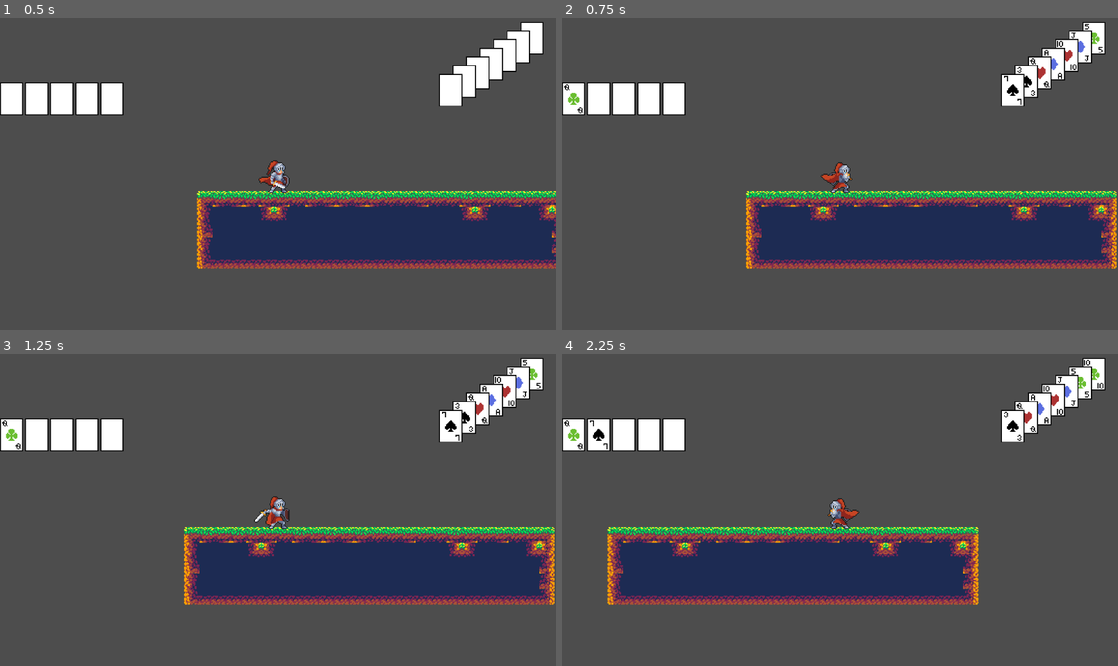
Above: before the commit, frames 1-4 (two rows, left to right).
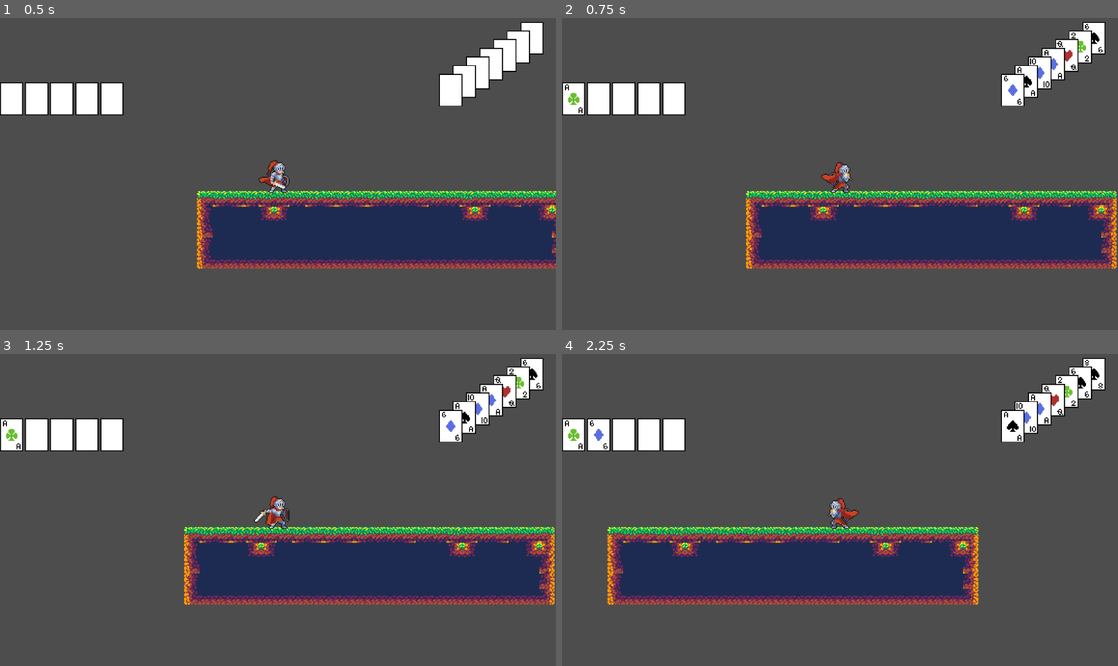
Above: after the commit, the same moments.

Repository: kli007/Bluff-All-In
Game: Godot game, scene res://main.tscn
Same seed, same stepped clock (60 frames per second), same inputs: the game is played once before the commit and once after it.
Inputs:
- Up to frame 1 (0.5 s): no input
- Up to frame 2 (0.75 s): tap Enter (Trick) at 0.5 s; hold D (Move_Right) from 0.53 s (still down); tap , (Attack) at 0.6 s
- Up to frame 3 (1.25 s): keep holding D (Move_Right); tap Space (Move_Jump) at 0.77 s; tap Enter (Trick) at 0.8 s
- Up to frame 4 (2.25 s): tap Enter (Trick) at 1.35 s; tap Space (Move_Jump) at 1.52 s; tap , (Attack) at 1.55, 2.1 s; release D (Move_Right) at 2.03 s; hold A (Move_Left) from 2.03 s (still down)

Frame 1 is identical in both runs. In frame 2, 0.3% of the frame differs, in the area x 0-98%, y 1-31%; in frame 3, 0.3%; in frame 4, 0.4%.

Commit message:
refined card code
removed pending and played card script, changed to using node get children instead.
added some functions to card stats
renamed card stats to card template, renamed card manager to deck manager.

Diff:
--- a/Cards/PendCards.tscn
+++ b/Cards/PendCards.tscn
@@ -1,28 +1,32 @@
 [gd_scene format=3 uid="uid://ce7wj45lpekfs"]
 
-[ext_resource type="Script" uid="uid://bv0ff2g0k36wi" path="res://Cards/pend_cards.gd" id="1_dey5u"]
 [ext_resource type="PackedScene" uid="uid://buu2g7ninalgl" path="res://Cards/cardTemplate.tscn" id="2_gft8p"]
 
 [node name="PendCards" type="Node2D" unique_id=1641465469]
-script = ExtResource("1_dey5u")
+
+[node name="Card1" parent="." unique_id=2057459721 instance=ExtResource("2_gft8p")]
+z_index = 6
+position = Vector2(-24, 34)
+
+[node name="Card2" parent="." unique_id=1881961864 instance=ExtResource("2_gft8p")]
+z_index = 5
+position = Vector2(-10, 25)
+
+[node name="Card3" parent="." unique_id=1589033400 instance=ExtResource("2_gft8p")]
+z_index = 4
+position = Vector2(4, 16)
+
+[node name="Card4" parent="." unique_id=1504589718 instance=ExtResource("2_gft8p")]
+z_index = 3
+position = Vector2(18, 7)
+
+[node name="Card5" parent="." unique_id=1038231509 instance=ExtResource("2_gft8p")]
+z_index = 2
+position = Vector2(32, -2)
+
+[node name="Card6" parent="." unique_id=1497725715 instance=ExtResource("2_gft8p")]
+z_index = 1
+position = Vector2(46, -11)
 
 [node name="Card7" parent="." unique_id=2115273943 instance=ExtResource("2_gft8p")]
 position = Vector2(60, -20)
-
-[node name="Card6" parent="." unique_id=1497725715 instance=ExtResource("2_gft8p")]
-position = Vector2(46, -11)
-
-[node name="Card5" parent="." unique_id=1038231509 instance=ExtResource("2_gft8p")]
-position = Vector2(32, -2)
-
-[node name="Card4" parent="." unique_id=1504589718 instance=ExtResource("2_gft8p")]
-position = Vector2(18, 7)
-
-[node name="Card3" parent="." unique_id=1589033400 instance=ExtResource("2_gft8p")]
-position = Vector2(4, 16)
-
-[node name="Card2" parent="." unique_id=1881961864 instance=ExtResource("2_gft8p")]
-position = Vector2(-10, 25)
-
-[node name="Card1" parent="." unique_id=2057459721 instance=ExtResource("2_gft8p")]
-position = Vector2(-24, 34)
--- a/Cards/PlayedCards.tscn
+++ b/Cards/PlayedCards.tscn
@@ -1,10 +1,8 @@
 [gd_scene format=3 uid="uid://bc4g2w3j8inqx"]
 
-[ext_resource type="Script" uid="uid://uipv47eodxoa" path="res://Cards/played_cards.gd" id="1_7pqsq"]
 [ext_resource type="PackedScene" uid="uid://buu2g7ninalgl" path="res://Cards/cardTemplate.tscn" id="1_n86wy"]
 
 [node name="PlayedCards" type="Node2D" unique_id=1589944436]
-script = ExtResource("1_7pqsq")
 
 [node name="Card1" parent="." unique_id=2115273943 instance=ExtResource("1_n86wy")]
 position = Vector2(-52, 0)
--- a/Cards/cardData.gd
+++ b/Cards/cardData.gd
@@ -21,32 +21,27 @@
 	'K',
 	'A']
 
-func setCards(newCard: Node, cardDict: Dictionary, cardNodes: Dictionary) -> void:
-	for card in cardDict:
-		if cardDict[card] == null:
-			cardDict[card] = newCard
-			changeCardSprite(cardNodes[card], cardDict[card])
+func setCards(newCard: Dictionary, cardNodes: Array) -> void:
+	for card in cardNodes:
+		if card.checkData():
+			card.setData(newCard['suit'], newCard['rank'])
+			changeCardSprite(card)
 			break
 
+func moveUpCards(cardNodes: Array) -> void:
+	for key in range(1, len(cardNodes)):
+		cardNodes[key - 1].setData(cardNodes[key]['suit'], cardNodes[key]['rank'])
+		changeCardSprite(cardNodes[key - 1])
+		cardNodes[key].resetData()
 
-func moveUpCards(cardDict: Dictionary, cardNodes: Dictionary) -> void:
-	var pastKey = 'Card1'
-	var currentKey
-	for key in range(2, len(cardDict) + 1):
-		currentKey = 'Card' + str(key)
-		cardDict[pastKey] = cardDict[currentKey]
-		changeCardSprite(cardNodes[pastKey],cardDict[pastKey])
-		cardDict[currentKey] = null
-		pastKey = currentKey
-
-func checkSpace(cardDict: Dictionary) -> bool:
+func checkSpace(cardNodes: Array) -> bool:
 	var hasSpace: bool = false
-	for card in cardDict:
-		if cardDict[card] == null:
+	for card in cardNodes:
+		if card.checkData():
 			hasSpace = true
 	return hasSpace
 
-func changeCardSprite(cardNode: Node, newCard: Node) -> void:
+func changeCardSprite(cardNode: Node) -> void:
 	var cardSuit: Node = cardNode.get_node("Suit")
 	var cardRankTL: Node = cardNode.get_node("RankTopLeft")
 	var cardRankBR: Node = cardNode.get_node("RankBotRight")
@@ -54,9 +49,9 @@
 	cardRankTL.show()
 	cardRankBR.show()
 
-	cardSuit.frame = CardData.suits.find(newCard.suit)
-	cardRankTL.frame = CardData.ranks.find(newCard.rank)
-	cardRankBR.frame = CardData.ranks.find(newCard.rank)
+	cardSuit.frame = CardData.suits.find(cardNode.suit)
+	cardRankTL.frame = CardData.ranks.find(cardNode.rank)
+	cardRankBR.frame = CardData.ranks.find(cardNode.rank)
 
 func hideCards(cardNode: Node) -> void:
 	var cardSuit: Node = cardNode.get_node("Suit")
@@ -65,3 +60,5 @@
 	cardSuit.hide()
 	cardRankTL.hide()
 	cardRankBR.hide()
+	cardNode.rank = ''
+	cardNode.suit = ''
--- a/Cards/cardTemplate.tscn
+++ b/Cards/cardTemplate.tscn
@@ -1,10 +1,12 @@
 [gd_scene format=3 uid="uid://buu2g7ninalgl"]
 
 [ext_resource type="Texture2D" uid="uid://dr32x1m2hcl24" path="res://Assets/Sprite/Card/cardBlank.png" id="1_200fw"]
+[ext_resource type="Script" uid="uid://dn2t2k45apmj8" path="res://Cards/card_template.gd" id="1_af5hs"]
 [ext_resource type="Texture2D" uid="uid://dr7xcg8gyhqeo" path="res://Assets/Sprite/Card/suits.png" id="2_af5hs"]
 [ext_resource type="Texture2D" uid="uid://d2dwjmyaurevt" path="res://Assets/Sprite/Card/ranks.png" id="3_27ods"]
 
 [node name="CardTemplate" type="Node2D" unique_id=2115273943]
+script = ExtResource("1_af5hs")
 
 [node name="Background" type="Sprite2D" parent="." unique_id=739072590]
 texture = ExtResource("1_200fw")
--- a/Cards/card_stats.gd
+++ /dev/null
@@ -1,8 +0,0 @@
-extends Node
-
-var suit: String
-var rank: String
-
-func setData(inSuit: String, inRank: String) -> void:
-	suit = inSuit
-	rank = inRank
--- /dev/null
+++ b/Cards/card_template.gd
@@ -0,0 +1,18 @@
+extends Node
+
+var suit: String = ''
+var rank: String = ''
+
+func setData(inSuit, inRank) -> void:
+	suit = inSuit
+	rank = inRank
+
+func resetData() -> void:
+	suit = ''
+	rank = ''
+
+func checkData() -> bool:
+	if rank == '' and suit == '':
+		return true
+	else:
+		return false
--- a/Cards/card_manager.gd
+++ b/Cards/deck_manager.gd
@@ -2,30 +2,25 @@
 
 var cardDict: Dictionary = {} #This holds all the scenes for each individual card, never changes
 var activeArray: Array = [] # This hold the name of current cards in deck, changed
-const card: Script = preload("res://Cards/card_stats.gd")
 
 # Called when the node enters the scene tree for the first time.
 func _ready() -> void:
 	for suit in CardData.suits:
 		for rank in CardData.ranks:
 			var newName = suit + rank
-			cardDict[newName] = card.new()
-			cardDict[newName].setData(suit, rank)
-
+			cardDict[newName] = {'rank': rank, 'suit': suit}
 	setNewDeck()
-	#print(actList)
 
 func setNewDeck() -> void:
 	randomize()
 	activeArray = Array(cardDict.keys())
 	activeArray.shuffle()
 
-func moveCard() -> Node:
+func moveCard() -> Dictionary:
 	var transferCard = cardDict[activeArray.pop_front()]
 	return transferCard
 
-func playCard(pendDict: Dictionary, nodeDict: Dictionary) -> Node:
-	var transferCard = pendDict['Card1']
-	CardData.hideCards(nodeDict['Card1'])
-	pendDict['Card1'] = null
+func playCard(pendNodes: Array) -> Dictionary:
+	var transferCard = {'rank': pendNodes[0].rank, 'suit': pendNodes[0].suit}
+	CardData.hideCards(pendNodes[0])
 	return transferCard
--- a/Cards/pend_cards.gd
+++ /dev/null
@@ -1,7 +0,0 @@
-extends Node2D
-
-var pendDict: Dictionary = {'Card1': null,'Card2': null, 'Card3': null,
-	'Card4': null, 'Card5': null, 'Card6': null, 'Card7': null}
-
-@onready var nodeDict: Dictionary = {'Card1': $Card1,'Card2': $Card2, 'Card3': $Card3,
-	'Card4': $Card4, 'Card5': $Card5, 'Card6': $Card6, 'Card7': $Card7}
--- a/Cards/played_cards.gd
+++ /dev/null
@@ -1,7 +0,0 @@
-extends Node2D
-
-var playedDict: Dictionary = {'Card1': null,'Card2': null, 'Card3': null,
-	'Card4': null, 'Card5': null}
-
-@onready var nodeDict: Dictionary = {'Card1': $Card1,'Card2': $Card2, 'Card3': $Card3,
-	'Card4': $Card4, 'Card5': $Card5}
--- a/Player.tscn
+++ b/Player.tscn
@@ -2,7 +2,7 @@
 
 [ext_resource type="Script" uid="uid://bwlmc0nr51w2g" path="res://player.gd" id="1_kpjcp"]
 [ext_resource type="Texture2D" uid="uid://udm78ito0yap" path="res://Assets/Sprite/Player/spriteSheet.png" id="2_kpjcp"]
-[ext_resource type="Script" uid="uid://ws0antd52kaf" path="res://Cards/card_manager.gd" id="3_kne1u"]
+[ext_resource type="Script" uid="uid://ws0antd52kaf" path="res://Cards/deck_manager.gd" id="3_kne1u"]
 
 [sub_resource type="RectangleShape2D" id="RectangleShape2D_ptm0p"]
 size = Vector2(20, 29)
@@ -127,7 +127,7 @@
 [node name="AnimationPlayer" type="AnimationPlayer" parent="." unique_id=1926398530]
 libraries/ = SubResource("AnimationLibrary_e80uo")
 
-[node name="CardManager" type="Node" parent="." unique_id=1570210766]
+[node name="DeckManager" type="Node" parent="." unique_id=1570210766]
 script = ExtResource("3_kne1u")
 
 [connection signal="animation_finished" from="AnimationPlayer" to="." method="_on_animation_player_animation_finished"]
--- a/main.gd
+++ b/main.gd
@@ -2,5 +2,5 @@
 
 
 # Called when the node enters the scene tree for the first time.
-func _ready() -> void:
-	$Player.defineNodeVariables() # defining the dictionary for nodes in player once all scenes are loaded
+#func _ready() -> void:
+	#$Player.defineNodeVariables() # defining the dictionary for nodes in player once all scenes are loaded
--- a/player.gd
+++ b/player.gd
@@ -4,14 +4,12 @@
 @export var jump_velocity: float = -350.0
 
 @onready var animNode: Node = $AnimationPlayer
-@onready var cardNode: Node = $CardManager
+@onready var deckNode: Node = $DeckManager
 @onready var pendCards: Node = get_node('/root/Main/HUD/PendCardsControl/PendCards')
 @onready var playedCards: Node = get_node('/root/Main/HUD/UserUIControl/PlayedCards')
 
-@onready var pendDict: Dictionary = pendCards.pendDict
-@onready var playedDict: Dictionary = playedCards.playedDict
-var pendNodes: Dictionary
-var playedNodes: Dictionary
+@onready var pendNodes: Array = pendCards.get_children()
+@onready var playedNodes: Array = playedCards.get_children()
 
 var attack: bool = false
 var direction: float
@@ -59,23 +57,17 @@
 		$Sprite2D.flip_h = false
 
 func setPendCard() -> void:
-	while CardData.checkSpace(pendDict):
-		CardData.setCards(cardNode.moveCard(),
-		pendDict, pendNodes)
+	while CardData.checkSpace(pendNodes):
+		CardData.setCards(deckNode.moveCard(), pendNodes)
 
 func setPlayedCard() -> void:
-	if CardData.checkSpace(playedDict) and pendDict['Card1'] != null:
-		CardData.setCards(cardNode.playCard(pendDict, pendNodes), playedDict, playedNodes)
+	if CardData.checkSpace(playedNodes) and not CardData.checkSpace(pendNodes):
+		CardData.setCards(deckNode.playCard(pendNodes), playedNodes)
 		moveUpPendCards()
 
 func moveUpPendCards() -> void:
-	CardData.moveUpCards(pendDict, pendNodes)
+	CardData.moveUpCards(pendNodes)
 	setPendCard()
-
-
-func defineNodeVariables():
-	pendNodes = pendCards.nodeDict
-	playedNodes = playedCards.nodeDict
 
 func _on_animation_player_animation_finished(anim_name: StringName) -> void:
 	if anim_name == "Attack_1":
Renamed: Cards/card_stats.gd.uid -> Cards/card_template.gd.uid
Renamed: Cards/card_manager.gd.uid -> Cards/deck_manager.gd.uid
Not shown, removed: Cards/pend_cards.gd.uid
Not shown, removed: Cards/played_cards.gd.uid
